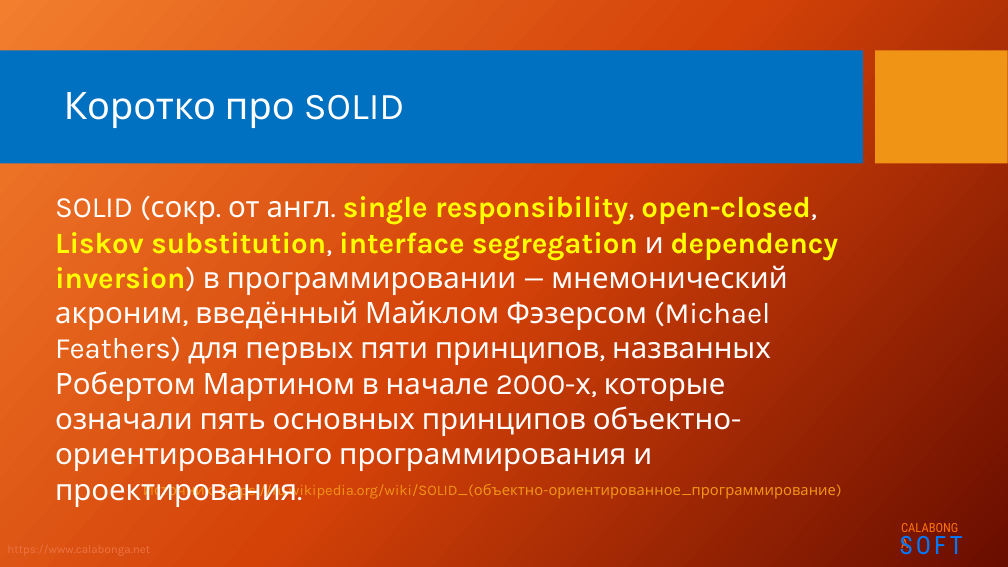
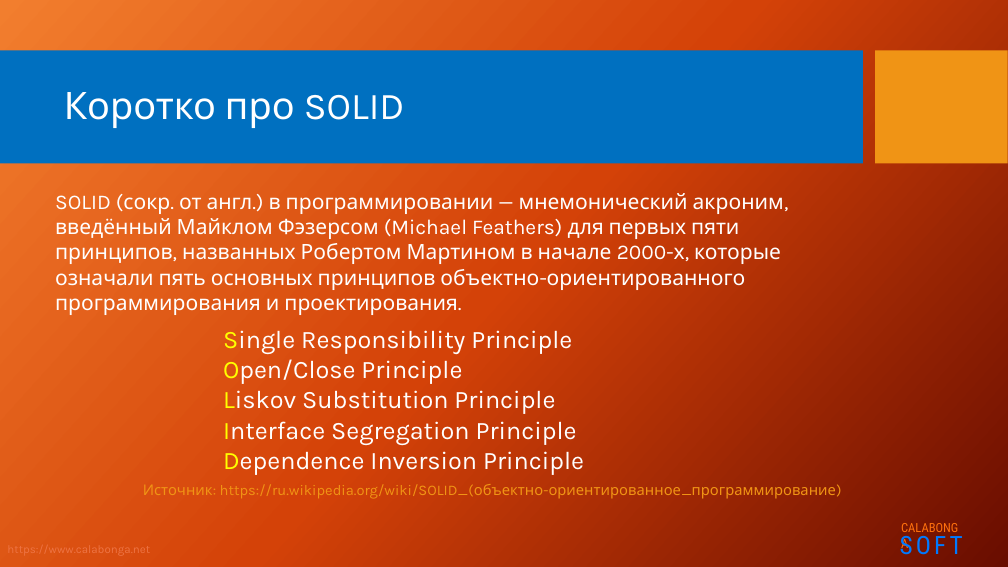
Before and after one commit to Calabonga/SOLID, a slide deck: slide 2 of Powerpoint/SOLID_S.pptx. Drawn at 1008x567 pixels with LibreOffice and Linux fonts; fonts in the diff are those of the drawing; background and template pictures are left out. Boxes give left, top, right and bottom in pixels: in the first picture for what was removed or moved away, otherwise in the second. Text is boxed around its words. In the diff, an @@ line names an element or a change of style, - is before the commit and + after.

Commit message:
powerpoint updated

```diff
--- a/Powerpoint/SOLID_S.pptx
+++ b/Powerpoint/SOLID_S.pptx
@@ text at (55, 193, 784, 315): text changed; size 28 to 20 pt @@
-SOLID (сокр. от англ. single responsibility, open-closed, Liskov substitution, interface segregation и dependency inversion) в программировании — мнемонический акроним, введённый Майклом Фэзерсом (Michael Feathers) для первых пяти принципов, названных Робертом Мартином в начале 2000-х, которые означали пять основных принципов объектно-ориентированного программирования и проектирования.
+SOLID (сокр. от англ.) в программировании — мнемонический акроним, введённый Майклом Фэзерсом (Michael Feathers) для первых пяти принципов, названных Робертом Мартином в начале 2000-х, которые означали пять основных принципов объектно-ориентированного программирования и проектирования.
@@ text added at (223, 330, 584, 475), 24 pt, text #FFFFFF @@
+Single Responsibility Principle
+Open/Close Principle
+Liskov Substitution Principle
+Interface Segregation Principle
+Dependence Inversion Principle
```
Also in this commit, not shown: 1 other slide changed.
